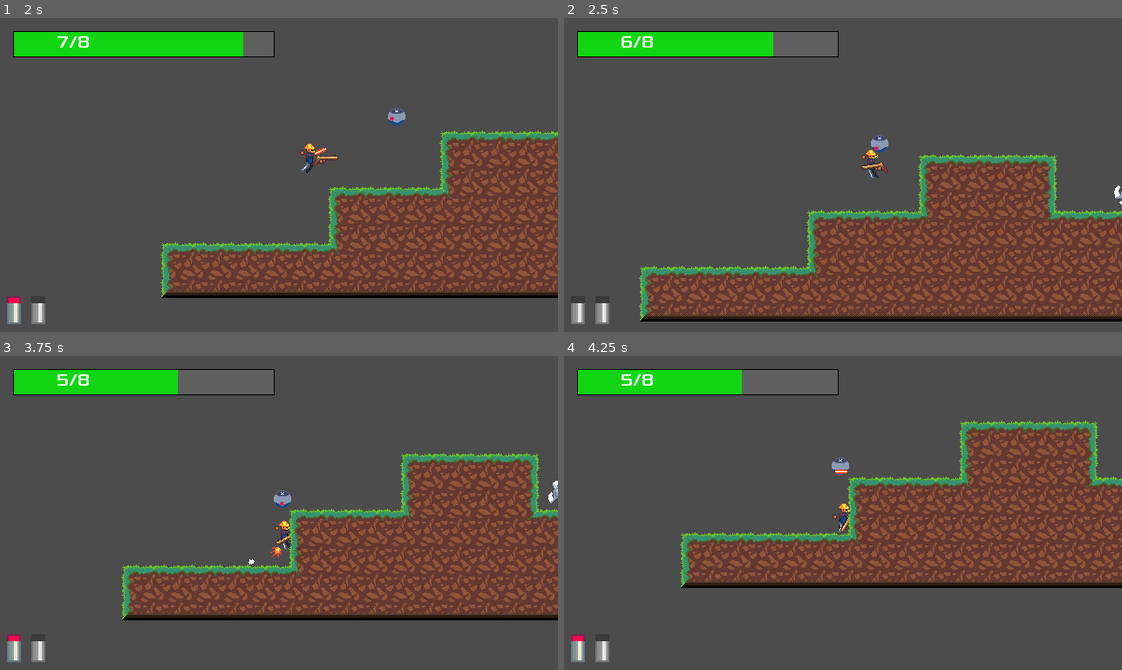
Above: before the commit, frames 1-4 (two rows, left to right).
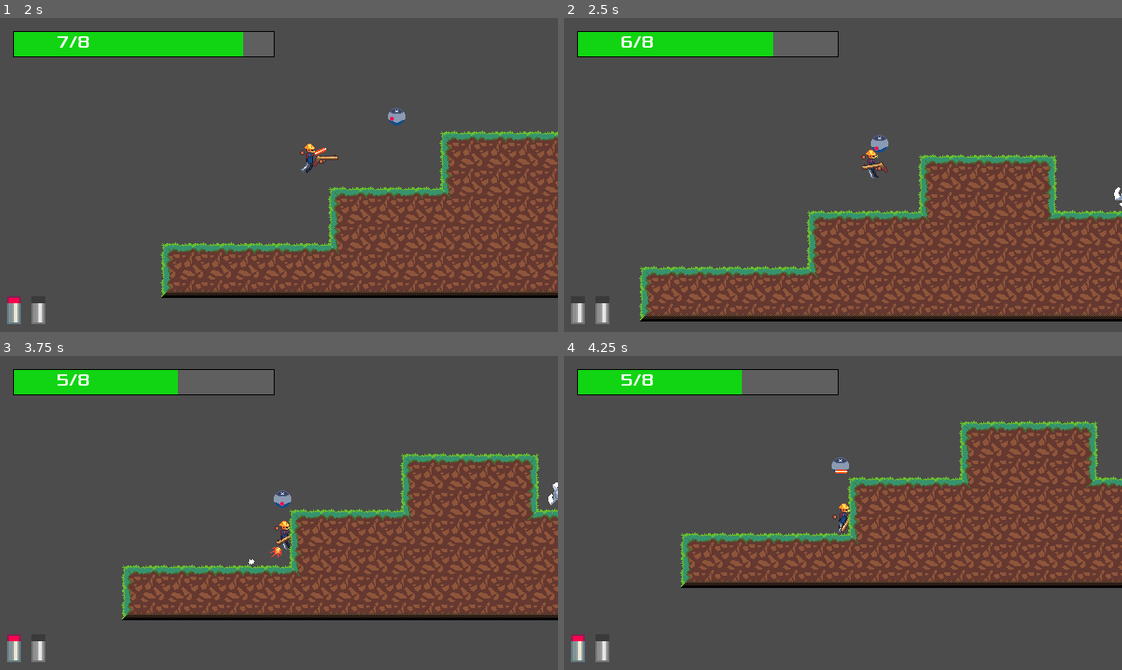
Above: after the commit, the same moments.

Repository: JamesDSource/Cyber-Gunslinger
Game: Godot game, scene res://titlescreen/MainScreen.tscn
The game is run twice, just before and just after one commit, with the same random seed, the same clock (stepped at 60 frames per second) and the same inputs. The project has no main scene, so this scene is started directly. The engine's default icon, where the game draws it, is replaced by a stand-in: a white triangle on a blue panel in a dark square.
Inputs (mouse positions are in pixels of both pictures, inside the frame that each line leads up to):
- Up to frame 1 (2 s): click "Start Game" at 0.5 s; move the mouse to (401, 159) at 1.27 s; hold Right (Right) from 1.28 s (still down); click (401, 159) at 1.35 s; tap W (Jump) at 1.52 s
- Up to frame 2 (2.5 s): keep holding Right (Right); move the mouse to (731, 190) at 2.02 s; click (731, 190) at 2.1 s; tap W (Jump) at 2.27 s
- Up to frame 3 (3.75 s): move the mouse to (334, 443) at 2.77 s; release Right (Right) at 2.78 s; hold Left (Left) 2.78-3.53 s; click (334, 443) at 2.85 s; move the mouse to (251, 575) at 3.52 s; hold Right (Right) from 3.53 s (still down); click (251, 575) at 3.6 s
- Up to frame 4 (4.25 s): keep holding Right (Right); tap W (Jump) at 3.77 s

Frame 1 is identical in both runs. In frame 2, less than 0.1% of the frame differs, in the area x 98-100%, y 53-60%; in frame 3, less than 0.1%, in the area x 98-100%, y 39-48%; in frame 4, nothing differs.

Commit message:
Commit_12/5/2020

Diff:
--- a/Game/Game.tscn
+++ b/Game/Game.tscn
@@ -37,4 +37,4 @@
 position = Vector2( 336, 48 )
 
 [node name="Sawblade" parent="." instance=ExtResource( 5 )]
-position = Vector2( 568, 110 )
+position = Vector2( 568, 112 )
--- a/Tilesets/Dirt/Dirt.tres
+++ b/Tilesets/Dirt/Dirt.tres
@@ -317,277 +317,277 @@
 "autotile_coord": Vector2( 1, 0 ),
 "one_way": false,
 "one_way_margin": 1.0,
-"shape": SubResource( 49 ),
+"shape": SubResource( 96 ),
 "shape_transform": Transform2D( 1, 0, 0, 1, 0, 0 )
 }, {
 "autotile_coord": Vector2( 2, 0 ),
 "one_way": false,
 "one_way_margin": 1.0,
-"shape": SubResource( 50 ),
+"shape": SubResource( 97 ),
 "shape_transform": Transform2D( 1, 0, 0, 1, 0, 0 )
 }, {
 "autotile_coord": Vector2( 3, 0 ),
 "one_way": false,
 "one_way_margin": 1.0,
-"shape": SubResource( 51 ),
+"shape": SubResource( 98 ),
 "shape_transform": Transform2D( 1, 0, 0, 1, 0, 0 )
 }, {
 "autotile_coord": Vector2( 4, 0 ),
 "one_way": false,
 "one_way_margin": 1.0,
-"shape": SubResource( 52 ),
+"shape": SubResource( 99 ),
 "shape_transform": Transform2D( 1, 0, 0, 1, 0, 0 )
 }, {
 "autotile_coord": Vector2( 5, 0 ),
 "one_way": false,
 "one_way_margin": 1.0,
-"shape": SubResource( 53 ),
+"shape": SubResource( 100 ),
 "shape_transform": Transform2D( 1, 0, 0, 1, 0, 0 )
 }, {
 "autotile_coord": Vector2( 6, 0 ),
 "one_way": false,
 "one_way_margin": 1.0,
-"shape": SubResource( 54 ),
+"shape": SubResource( 101 ),
 "shape_transform": Transform2D( 1, 0, 0, 1, 0, 0 )
 }, {
 "autotile_coord": Vector2( 7, 0 ),
 "one_way": false,
 "one_way_margin": 1.0,
-"shape": SubResource( 55 ),
+"shape": SubResource( 102 ),
 "shape_transform": Transform2D( 1, 0, 0, 1, 0, 0 )
 }, {
 "autotile_coord": Vector2( 8, 0 ),
 "one_way": false,
 "one_way_margin": 1.0,
-"shape": SubResource( 56 ),
+"shape": SubResource( 103 ),
 "shape_transform": Transform2D( 1, 0, 0, 1, 0, 0 )
 }, {
 "autotile_coord": Vector2( 9, 0 ),
 "one_way": false,
 "one_way_margin": 1.0,
-"shape": SubResource( 57 ),
+"shape": SubResource( 104 ),
+"shape_transform": Transform2D( 1, 0, 0, 1, 0, 0 )
+}, {
+"autotile_coord": Vector2( 9, 1 ),
+"one_way": false,
+"one_way_margin": 1.0,
+"shape": SubResource( 105 ),
+"shape_transform": Transform2D( 1, 0, 0, 1, 0, 0 )
+}, {
+"autotile_coord": Vector2( 8, 1 ),
+"one_way": false,
+"one_way_margin": 1.0,
+"shape": SubResource( 106 ),
+"shape_transform": Transform2D( 1, 0, 0, 1, 0, 0 )
+}, {
+"autotile_coord": Vector2( 8, 2 ),
+"one_way": false,
+"one_way_margin": 1.0,
+"shape": SubResource( 107 ),
+"shape_transform": Transform2D( 1, 0, 0, 1, 0, 0 )
+}, {
+"autotile_coord": Vector2( 9, 2 ),
+"one_way": false,
+"one_way_margin": 1.0,
+"shape": SubResource( 108 ),
+"shape_transform": Transform2D( 1, 0, 0, 1, 0, 0 )
+}, {
+"autotile_coord": Vector2( 10, 2 ),
+"one_way": false,
+"one_way_margin": 1.0,
+"shape": SubResource( 109 ),
+"shape_transform": Transform2D( 1, 0, 0, 1, 0, 0 )
+}, {
+"autotile_coord": Vector2( 10, 3 ),
+"one_way": false,
+"one_way_margin": 1.0,
+"shape": SubResource( 110 ),
+"shape_transform": Transform2D( 1, 0, 0, 1, 0, 0 )
+}, {
+"autotile_coord": Vector2( 9, 3 ),
+"one_way": false,
+"one_way_margin": 1.0,
+"shape": SubResource( 111 ),
+"shape_transform": Transform2D( 1, 0, 0, 1, 0, 0 )
+}, {
+"autotile_coord": Vector2( 8, 3 ),
+"one_way": false,
+"one_way_margin": 1.0,
+"shape": SubResource( 112 ),
+"shape_transform": Transform2D( 1, 0, 0, 1, 0, 0 )
+}, {
+"autotile_coord": Vector2( 8, 4 ),
+"one_way": false,
+"one_way_margin": 1.0,
+"shape": SubResource( 113 ),
+"shape_transform": Transform2D( 1, 0, 0, 1, 0, 0 )
+}, {
+"autotile_coord": Vector2( 7, 1 ),
+"one_way": false,
+"one_way_margin": 1.0,
+"shape": SubResource( 114 ),
+"shape_transform": Transform2D( 1, 0, 0, 1, 0, 0 )
+}, {
+"autotile_coord": Vector2( 6, 1 ),
+"one_way": false,
+"one_way_margin": 1.0,
+"shape": SubResource( 115 ),
+"shape_transform": Transform2D( 1, 0, 0, 1, 0, 0 )
+}, {
+"autotile_coord": Vector2( 5, 1 ),
+"one_way": false,
+"one_way_margin": 1.0,
+"shape": SubResource( 116 ),
+"shape_transform": Transform2D( 1, 0, 0, 1, 0, 0 )
+}, {
+"autotile_coord": Vector2( 4, 1 ),
+"one_way": false,
+"one_way_margin": 1.0,
+"shape": SubResource( 117 ),
+"shape_transform": Transform2D( 1, 0, 0, 1, 0, 0 )
+}, {
+"autotile_coord": Vector2( 3, 1 ),
+"one_way": false,
+"one_way_margin": 1.0,
+"shape": SubResource( 118 ),
+"shape_transform": Transform2D( 1, 0, 0, 1, 0, 0 )
+}, {
+"autotile_coord": Vector2( 2, 1 ),
+"one_way": false,
+"one_way_margin": 1.0,
+"shape": SubResource( 119 ),
+"shape_transform": Transform2D( 1, 0, 0, 1, 0, 0 )
+}, {
+"autotile_coord": Vector2( 1, 1 ),
+"one_way": false,
+"one_way_margin": 1.0,
+"shape": SubResource( 120 ),
 "shape_transform": Transform2D( 1, 0, 0, 1, 0, 0 )
 }, {
 "autotile_coord": Vector2( 0, 1 ),
 "one_way": false,
 "one_way_margin": 1.0,
-"shape": SubResource( 58 ),
-"shape_transform": Transform2D( 1, 0, 0, 1, 0, 0 )
-}, {
-"autotile_coord": Vector2( 1, 1 ),
-"one_way": false,
-"one_way_margin": 1.0,
-"shape": SubResource( 59 ),
-"shape_transform": Transform2D( 1, 0, 0, 1, 0, 0 )
-}, {
-"autotile_coord": Vector2( 2, 1 ),
-"one_way": false,
-"one_way_margin": 1.0,
-"shape": SubResource( 60 ),
-"shape_transform": Transform2D( 1, 0, 0, 1, 0, 0 )
-}, {
-"autotile_coord": Vector2( 3, 1 ),
-"one_way": false,
-"one_way_margin": 1.0,
-"shape": SubResource( 61 ),
-"shape_transform": Transform2D( 1, 0, 0, 1, 0, 0 )
-}, {
-"autotile_coord": Vector2( 4, 1 ),
-"one_way": false,
-"one_way_margin": 1.0,
-"shape": SubResource( 62 ),
-"shape_transform": Transform2D( 1, 0, 0, 1, 0, 0 )
-}, {
-"autotile_coord": Vector2( 5, 1 ),
-"one_way": false,
-"one_way_margin": 1.0,
-"shape": SubResource( 63 ),
-"shape_transform": Transform2D( 1, 0, 0, 1, 0, 0 )
-}, {
-"autotile_coord": Vector2( 6, 1 ),
-"one_way": false,
-"one_way_margin": 1.0,
-"shape": SubResource( 64 ),
-"shape_transform": Transform2D( 1, 0, 0, 1, 0, 0 )
-}, {
-"autotile_coord": Vector2( 7, 1 ),
-"one_way": false,
-"one_way_margin": 1.0,
-"shape": SubResource( 65 ),
-"shape_transform": Transform2D( 1, 0, 0, 1, 0, 0 )
-}, {
-"autotile_coord": Vector2( 8, 1 ),
-"one_way": false,
-"one_way_margin": 1.0,
-"shape": SubResource( 66 ),
-"shape_transform": Transform2D( 1, 0, 0, 1, 0, 0 )
-}, {
-"autotile_coord": Vector2( 9, 1 ),
-"one_way": false,
-"one_way_margin": 1.0,
-"shape": SubResource( 67 ),
+"shape": SubResource( 121 ),
 "shape_transform": Transform2D( 1, 0, 0, 1, 0, 0 )
 }, {
 "autotile_coord": Vector2( 0, 2 ),
 "one_way": false,
 "one_way_margin": 1.0,
-"shape": SubResource( 68 ),
+"shape": SubResource( 122 ),
 "shape_transform": Transform2D( 1, 0, 0, 1, 0, 0 )
 }, {
 "autotile_coord": Vector2( 1, 2 ),
 "one_way": false,
 "one_way_margin": 1.0,
-"shape": SubResource( 69 ),
+"shape": SubResource( 123 ),
 "shape_transform": Transform2D( 1, 0, 0, 1, 0, 0 )
 }, {
 "autotile_coord": Vector2( 2, 2 ),
 "one_way": false,
 "one_way_margin": 1.0,
-"shape": SubResource( 70 ),
+"shape": SubResource( 124 ),
 "shape_transform": Transform2D( 1, 0, 0, 1, 0, 0 )
 }, {
 "autotile_coord": Vector2( 3, 2 ),
 "one_way": false,
 "one_way_margin": 1.0,
-"shape": SubResource( 71 ),
+"shape": SubResource( 125 ),
 "shape_transform": Transform2D( 1, 0, 0, 1, 0, 0 )
 }, {
 "autotile_coord": Vector2( 4, 2 ),
 "one_way": false,
 "one_way_margin": 1.0,
-"shape": SubResource( 72 ),
+"shape": SubResource( 126 ),
 "shape_transform": Transform2D( 1, 0, 0, 1, 0, 0 )
 }, {
 "autotile_coord": Vector2( 5, 2 ),
 "one_way": false,
 "one_way_margin": 1.0,
-"shape": SubResource( 73 ),
+"shape": SubResource( 127 ),
 "shape_transform": Transform2D( 1, 0, 0, 1, 0, 0 )
 }, {
 "autotile_coord": Vector2( 6, 2 ),
 "one_way": false,
 "one_way_margin": 1.0,
-"shape": SubResource( 74 ),
+"shape": SubResource( 128 ),
 "shape_transform": Transform2D( 1, 0, 0, 1, 0, 0 )
 }, {
 "autotile_coord": Vector2( 7, 2 ),
 "one_way": false,
 "one_way_margin": 1.0,
-"shape": SubResource( 75 ),
-"shape_transform": Transform2D( 1, 0, 0, 1, 0, 0 )
-}, {
-"autotile_coord": Vector2( 8, 2 ),
-"one_way": false,
-"one_way_margin": 1.0,
-"shape": SubResource( 76 ),
-"shape_transform": Transform2D( 1, 0, 0, 1, 0, 0 )
-}, {
-"autotile_coord": Vector2( 9, 2 ),
-"one_way": false,
-"one_way_margin": 1.0,
-"shape": SubResource( 77 ),
-"shape_transform": Transform2D( 1, 0, 0, 1, 0, 0 )
-}, {
-"autotile_coord": Vector2( 10, 2 ),
-"one_way": false,
-"one_way_margin": 1.0,
-"shape": SubResource( 78 ),
+"shape": SubResource( 129 ),
+"shape_transform": Transform2D( 1, 0, 0, 1, 0, 0 )
+}, {
+"autotile_coord": Vector2( 7, 3 ),
+"one_way": false,
+"one_way_margin": 1.0,
+"shape": SubResource( 130 ),
+"shape_transform": Transform2D( 1, 0, 0, 1, 0, 0 )
+}, {
+"autotile_coord": Vector2( 6, 3 ),
+"one_way": false,
+"one_way_margin": 1.0,
+"shape": SubResource( 131 ),
+"shape_transform": Transform2D( 1, 0, 0, 1, 0, 0 )
+}, {
+"autotile_coord": Vector2( 5, 3 ),
+"one_way": false,
+"one_way_margin": 1.0,
+"shape": SubResource( 132 ),
+"shape_transform": Transform2D( 1, 0, 0, 1, 0, 0 )
+}, {
+"autotile_coord": Vector2( 4, 3 ),
+"one_way": false,
+"one_way_margin": 1.0,
+"shape": SubResource( 133 ),
+"shape_transform": Transform2D( 1, 0, 0, 1, 0, 0 )
+}, {
+"autotile_coord": Vector2( 3, 3 ),
+"one_way": false,
+"one_way_margin": 1.0,
+"shape": SubResource( 134 ),
+"shape_transform": Transform2D( 1, 0, 0, 1, 0, 0 )
+}, {
+"autotile_coord": Vector2( 2, 3 ),
+"one_way": false,
+"one_way_margin": 1.0,
+"shape": SubResource( 135 ),
+"shape_transform": Transform2D( 1, 0, 0, 1, 0, 0 )
+}, {
+"autotile_coord": Vector2( 1, 3 ),
+"one_way": false,
+"one_way_margin": 1.0,
+"shape": SubResource( 136 ),
 "shape_transform": Transform2D( 1, 0, 0, 1, 0, 0 )
 }, {
 "autotile_coord": Vector2( 0, 3 ),
 "one_way": false,
 "one_way_margin": 1.0,
-"shape": SubResource( 79 ),
-"shape_transform": Transform2D( 1, 0, 0, 1, 0, 0 )
-}, {
-"autotile_coord": Vector2( 1, 3 ),
-"one_way": false,
-"one_way_margin": 1.0,
-"shape": SubResource( 80 ),
-"shape_transform": Transform2D( 1, 0, 0, 1, 0, 0 )
-}, {
-"autotile_coord": Vector2( 2, 3 ),
-"one_way": false,
-"one_way_margin": 1.0,
-"shape": SubResource( 81 ),
-"shape_transform": Transform2D( 1, 0, 0, 1, 0, 0 )
-}, {
-"autotile_coord": Vector2( 3, 3 ),
-"one_way": false,
-"one_way_margin": 1.0,
-"shape": SubResource( 82 ),
-"shape_transform": Transform2D( 1, 0, 0, 1, 0, 0 )
-}, {
-"autotile_coord": Vector2( 4, 3 ),
-"one_way": false,
-"one_way_margin": 1.0,
-"shape": SubResource( 83 ),
-"shape_transform": Transform2D( 1, 0, 0, 1, 0, 0 )
-}, {
-"autotile_coord": Vector2( 5, 3 ),
-"one_way": false,
-"one_way_margin": 1.0,
-"shape": SubResource( 84 ),
-"shape_transform": Transform2D( 1, 0, 0, 1, 0, 0 )
-}, {
-"autotile_coord": Vector2( 6, 3 ),
-"one_way": false,
-"one_way_margin": 1.0,
-"shape": SubResource( 85 ),
-"shape_transform": Transform2D( 1, 0, 0, 1, 0, 0 )
-}, {
-"autotile_coord": Vector2( 7, 3 ),
-"one_way": false,
-"one_way_margin": 1.0,
-"shape": SubResource( 86 ),
-"shape_transform": Transform2D( 1, 0, 0, 1, 0, 0 )
-}, {
-"autotile_coord": Vector2( 8, 3 ),
-"one_way": false,
-"one_way_margin": 1.0,
-"shape": SubResource( 87 ),
-"shape_transform": Transform2D( 1, 0, 0, 1, 0, 0 )
-}, {
-"autotile_coord": Vector2( 9, 3 ),
-"one_way": false,
-"one_way_margin": 1.0,
-"shape": SubResource( 88 ),
-"shape_transform": Transform2D( 1, 0, 0, 1, 0, 0 )
-}, {
-"autotile_coord": Vector2( 10, 3 ),
-"one_way": false,
-"one_way_margin": 1.0,
-"shape": SubResource( 89 ),
+"shape": SubResource( 137 ),
 "shape_transform": Transform2D( 1, 0, 0, 1, 0, 0 )
 }, {
 "autotile_coord": Vector2( 4, 4 ),
 "one_way": false,
 "one_way_margin": 1.0,
-"shape": SubResource( 90 ),
+"shape": SubResource( 138 ),
 "shape_transform": Transform2D( 1, 0, 0, 1, 0, 0 )
 }, {
 "autotile_coord": Vector2( 5, 4 ),
 "one_way": false,
 "one_way_margin": 1.0,
-"shape": SubResource( 91 ),
+"shape": SubResource( 139 ),
 "shape_transform": Transform2D( 1, 0, 0, 1, 0, 0 )
 }, {
 "autotile_coord": Vector2( 6, 4 ),
 "one_way": false,
 "one_way_margin": 1.0,
-"shape": SubResource( 92 ),
+"shape": SubResource( 140 ),
 "shape_transform": Transform2D( 1, 0, 0, 1, 0, 0 )
 }, {
 "autotile_coord": Vector2( 7, 4 ),
 "one_way": false,
 "one_way_margin": 1.0,
-"shape": SubResource( 93 ),
-"shape_transform": Transform2D( 1, 0, 0, 1, 0, 0 )
-}, {
-"autotile_coord": Vector2( 8, 4 ),
-"one_way": false,
-"one_way_margin": 1.0,
-"shape": SubResource( 94 ),
+"shape": SubResource( 141 ),
 "shape_transform": Transform2D( 1, 0, 0, 1, 0, 0 )
 } ]
 0/z_index = 0
Not shown: 2 places in Tilesets/Dirt/Dirt.tres that only renumber resources
